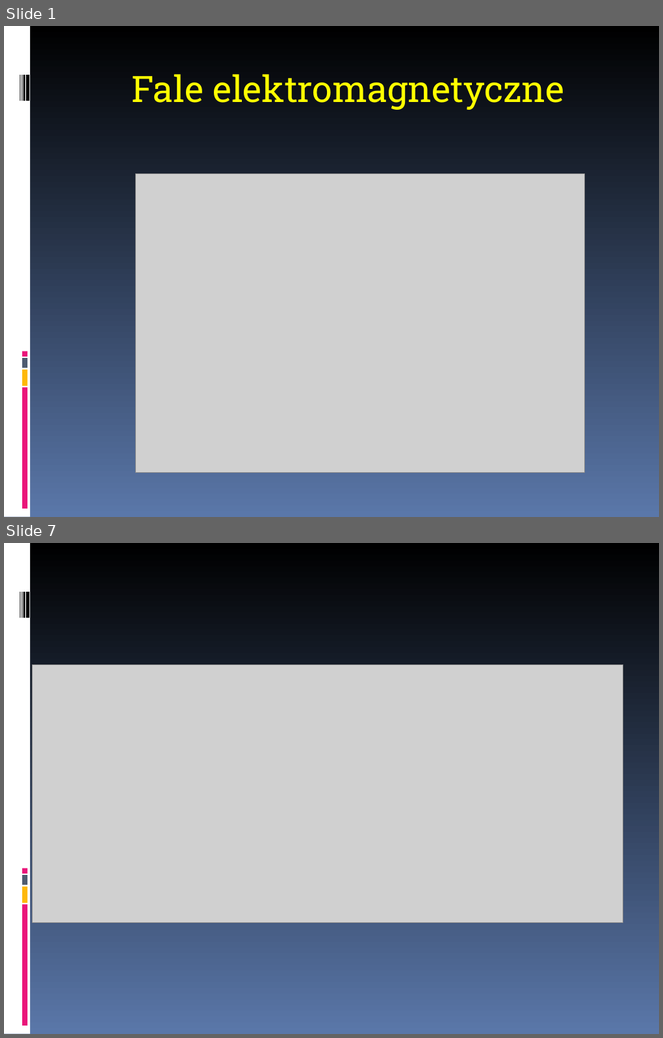
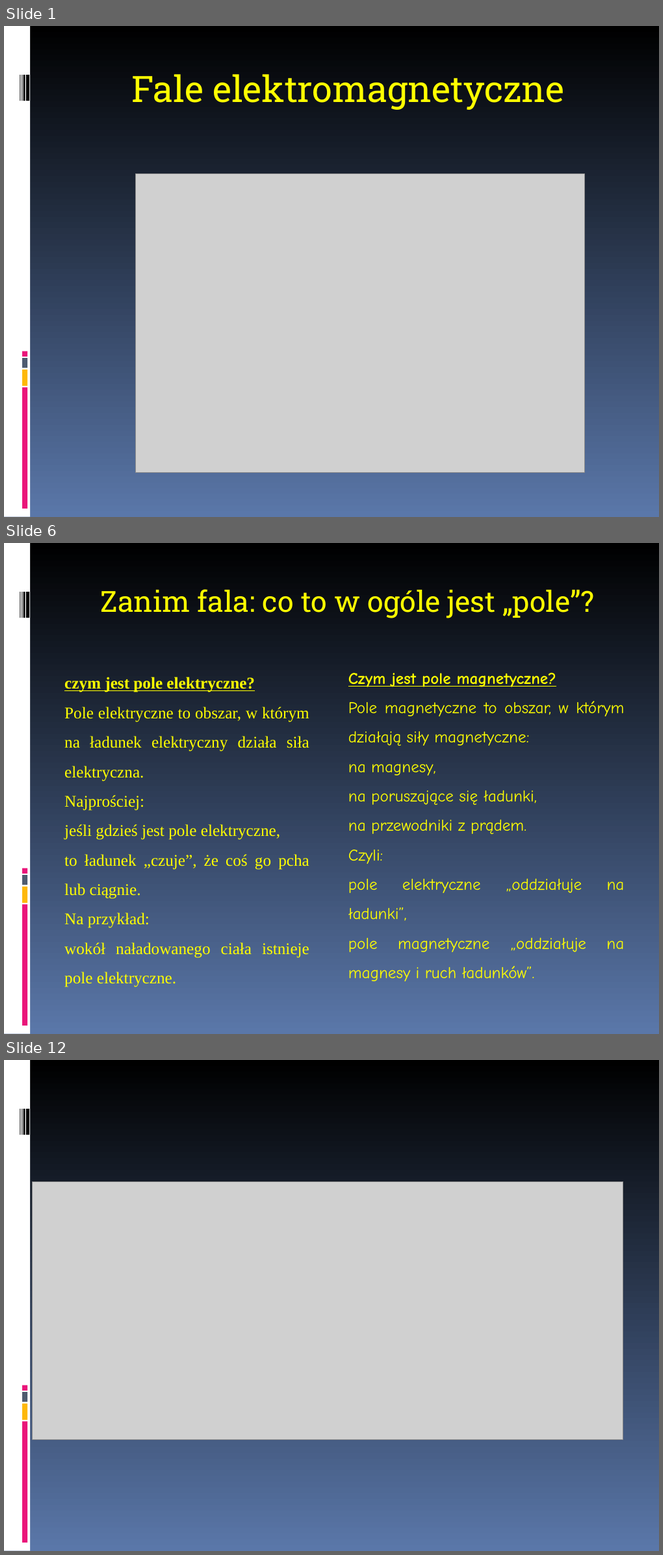
Before and after one commit to MichalMus/Fizyka-w-szkole, a slide deck: 4.Drgania i fale/5.Fale elektromagnetyczne.ppt. Shown one above the other, each under a label of ours: slides 1 and 7 before the commit, slides 1, 6 and 12 after it; the slides between them are not shown. The pictures are 663x1038 and 663x1555 pixels, drawn with LibreOffice and Linux fonts; fonts in the diff are those of the drawing; grey boxes stand for pictures. Boxes give left, top, right and bottom in pixels: in the first picture for what was removed or moved away, otherwise in the second. Text is boxed around its words. In the diff, an @@ line names an element or a change of style, - is before the commit and + after.

```diff
--- a/4.Drgania i fale/5.Fale elektromagnetyczne.ppt
+++ b/4.Drgania i fale/5.Fale elektromagnetyczne.ppt
@@ slide 6 added at (4, 543, 659, 1034), background gradient #000000 to #5A77A9; not listed: 9 template elements that a slide beside it also shows @@
@@ title added at (101, 589, 594, 618), 32 pt, text #FFFF00 @@
+Zanim fala: co to w ogóle jest „pole”?
@@ text added at (64, 677, 310, 988), 18 pt, text #FFFF00 @@
+czym jest pole elektryczne?
+Pole elektryczne to obszar, w którym na ładunek elektryczny działa siła elektryczna.
+Najprościej:
+jeśli gdzieś jest pole elektryczne,
+to ładunek „czuje”, że coś go pcha lub ciągnie.
+Na przykład:
+wokół naładowanego ciała istnieje pole elektryczne.
@@ text added at (348, 672, 624, 982), 18 pt, text #FFFF00 @@
+Czym jest pole magnetyczne?
+Pole magnetyczne to obszar, w którym działają siły magnetyczne:
+na magnesy,
+na poruszające się ładunki,
+na przewodniki z prądem.
+Czyli:
+pole elektryczne „oddziałuje na ładunki”,
+pole magnetyczne „oddziałuje na magnesy i ruch ładunków”.
@@ what was slide 7 is now slide 12 @@
```
Also in this commit, not shown: 13 other slides added, 9 other files.
